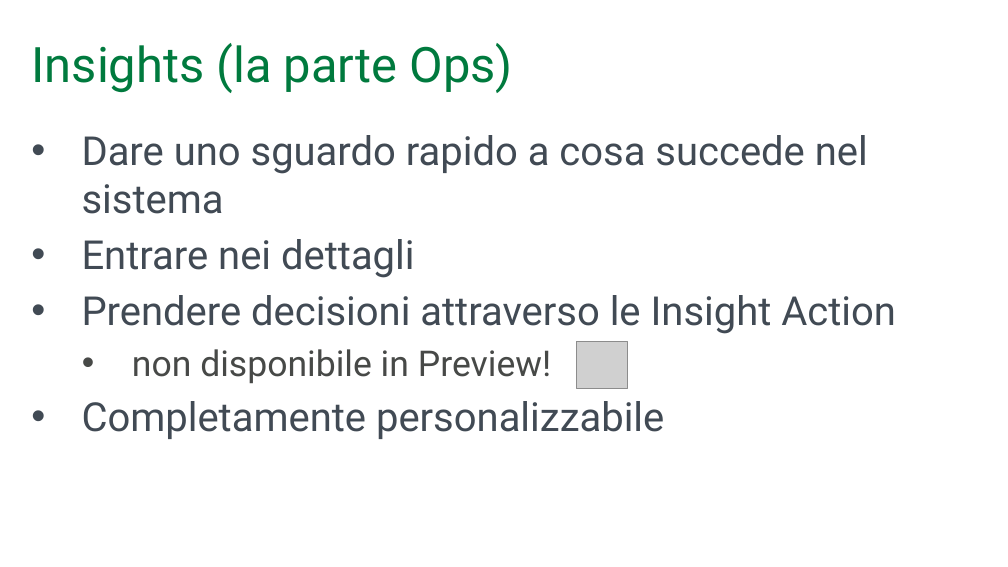
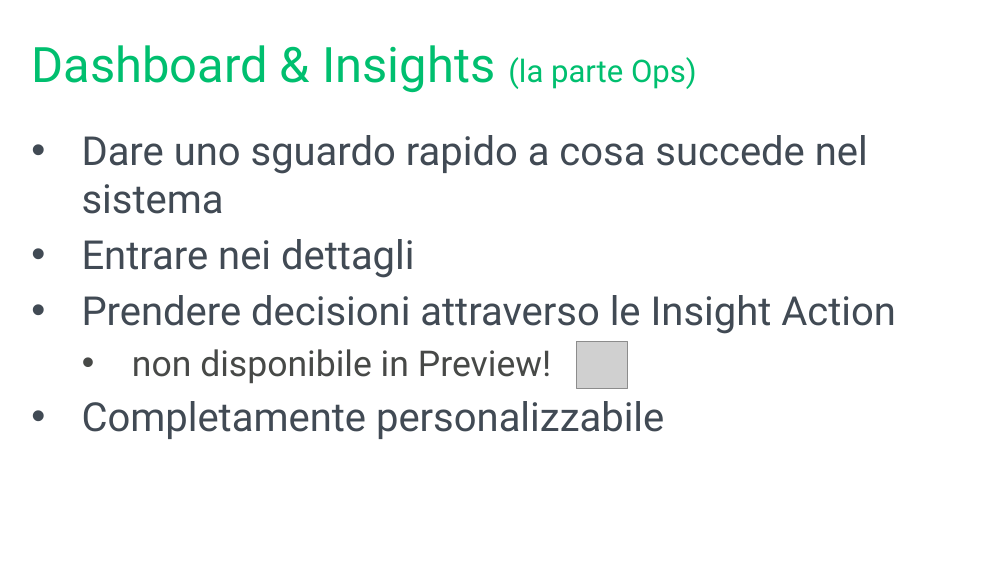
Before and after one commit to mrg3d/demo-opsstudio-repo, a slide deck: slide 14 of Introducing SQL Operations Studio.pptx (slide 15 before the commit). Drawn at 1008x567 pixels with LibreOffice and Linux fonts; fonts in the diff are those of the drawing; grey boxes stand for pictures; background and template pictures are left out. Boxes give left, top, right and bottom in pixels: in the first picture for what was removed or moved away, otherwise in the second. Text is boxed around its words. In the diff, an @@ line names an element or a change of style, - is before the commit and + after.

```diff
--- a/Introducing SQL Operations Studio.pptx
+++ b/Introducing SQL Operations Studio.pptx
@@ title at box(32, 45, 697, 93): text changed; text colour #007A3E to #00BF6F @@
-Insights (la parte Ops)
+Dashboard & Insights (la parte Ops)
```
Also in this commit, not shown: 16 other slides changed, 8 slides added, 4 slides removed.
